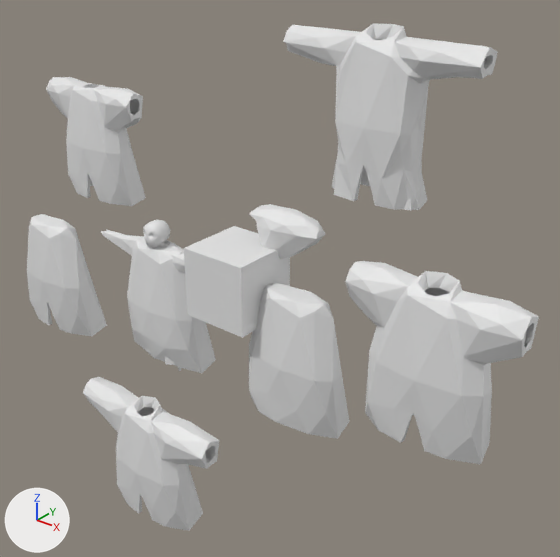
A saved change to the glTF model maybraid/assets/characters/clothes/proto_robe.glb.
Both versions are drawn from a camera (50 mm lens) standing at (7.1, -6.34, 4.93) and looking at (1.49, 0.68, 0.57). Every picture has the same lights, and +X, +Y and +Z are marked at lower left. The first picture is the older version. Where no turn or scale is listed for an object, it has been applied to the vertices.

Script lines for the objects in view, before the commit:
```python
me_icosphere_003 = bpy.data.meshes.new('Icosphere.003')
me_icosphere_003.from_pydata(...)  # 107 vertices, 210 faces; spans x -0.71..0.65, y -0.3..0.37, z -0.87..0.88
me_icosphere_004 = bpy.data.meshes.new('Icosphere.004')
me_icosphere_004.from_pydata(...)  # 110 vertices, 216 faces; spans x -0.95..0.95, y -1.29..1.0, z -1.05..1.0
me_icosphere_009 = bpy.data.meshes.new('Icosphere.009')
me_icosphere_009.from_pydata(...)  # 315 vertices, 638 faces; spans x -1.17..1.16, y -0.29..0.38, z -0.86..0.98
ob_icosphere_001 = bpy.data.objects.new('Icosphere.001', me_icosphere_004)
ob_icosphere_001.location = (0.0, 0.0, 1.06)
ob_icosphere_001.scale = (0.16, 0.16, 0.16)
ob_longsleevecoat = bpy.data.objects.new('LongSleeveCoat', me_icosphere_009)
ob_longsleevecoat.location = (0.38, -0.77, -2.03)
ob_protocoat = bpy.data.objects.new('ProtoCoat', me_icosphere_003)
ob_protocoat.location = (2.27, -0.01, 0.0)
# also in view: 'Cube' at (1.38, 0.0, 0.78); 'SleeveVolume' at (1.88, 0.36, 1.37); 'TailoredCoat' at (2.85, 0.67, 2.89); 'ShortSleeveCoat' at (4.18, -0.28, 0.84); 'Coat' at (0.0, 0.09, 0.03)
```
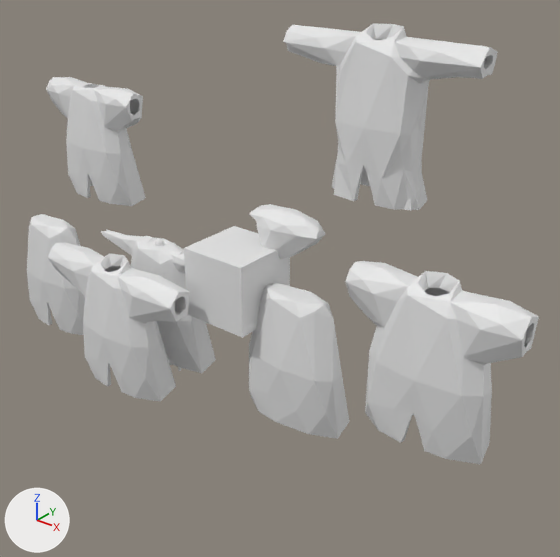
Location of each change, (x1, y1, x2, y2) in pixels of the pictures (560 x 557 px):
```json
{"object": "LongSleeveCoat", "change": "moved", "before": [83, 377, 219, 531], "after": [48, 242, 190, 401]}
{"object": "Icosphere.001", "change": "no longer drawn", "before": [143, 220, 170, 248]}
```

Edits to the scene script, one JSON object a line:
```json
{"op": "set", "path": "ob_icosphere_001", "old": "bpy.data.objects.new('Icosphere.001', me_icosphere_004)", "new": "bpy.data.objects.new('Icosphere.001', None)"}
{"op": "set", "path": "ob_longsleevecoat.location", "old": "(0.38, -0.77, -2.03)", "new": "(0.0, -0.77, -0.05)"}
```
